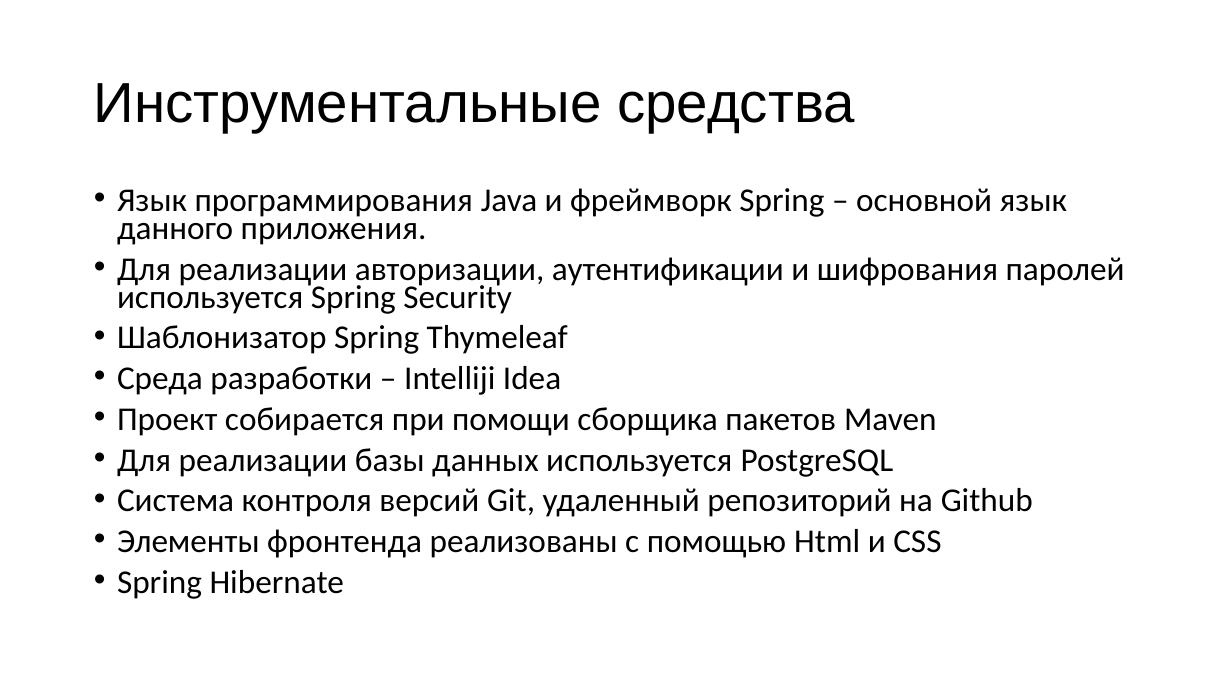
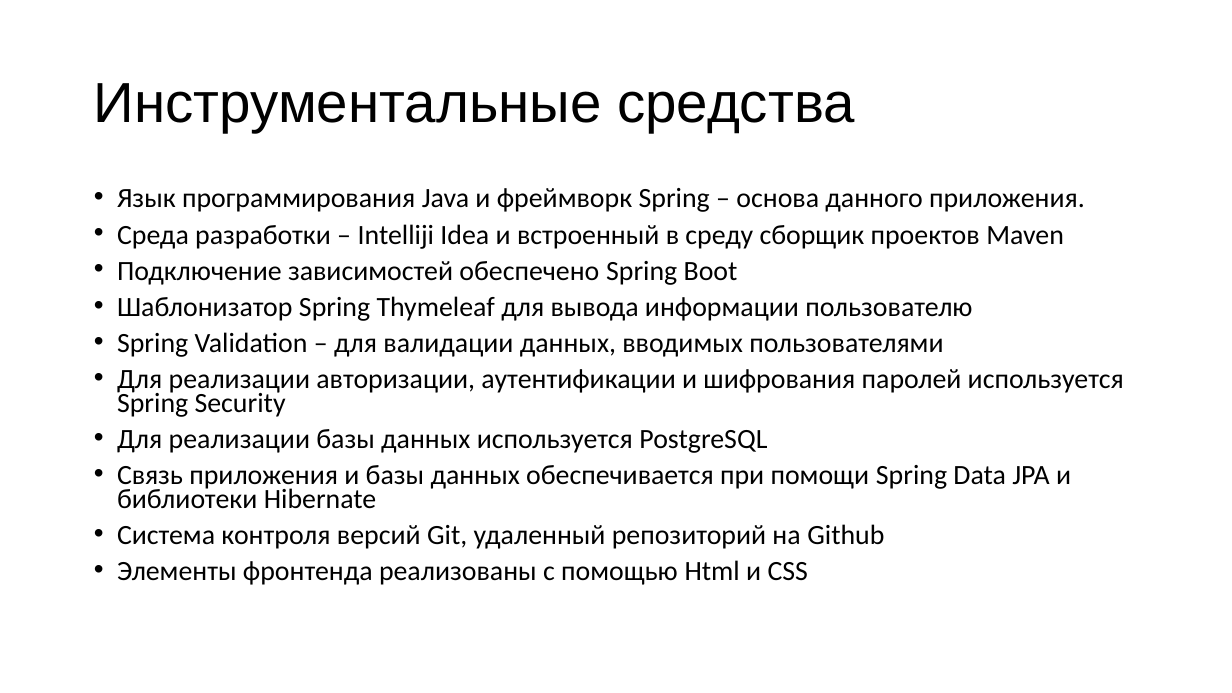
Before and after one commit to Elena-Cherkesova/fsj_spring, a slide deck: slide 4 of Cherkesova_FSJ_Presentation_Report.pptx. Drawn at 1232x693 pixels with LibreOffice and Linux fonts; fonts in the diff are those of the drawing. Boxes give left, top, right and bottom in pixels: in the first picture for what was removed or moved away, otherwise in the second. Text is boxed around its words. In the diff, an @@ line names an element or a change of style, - is before the commit and + after.

```diff
--- a/Cherkesova_FSJ_Presentation_Report.pptx
+++ b/Cherkesova_FSJ_Presentation_Report.pptx
@@ text at [117, 188, 1085, 357]: text changed; size 25.9 to 21.7 pt @@
-• Язык программирования Java и фреймворк Spring – основной язык данного приложения.
+• Язык программирования Java и фреймворк Spring – основа данного приложения.
+• Среда разработки – Intelliji Idea и встроенный в среду сборщик проектов Maven
+• Подключение зависимостей обеспечено Spring Boot
+• Шаблонизатор Spring Thymeleaf для вывода информации пользователю
+• Spring Validation – для валидации данных, вводимых пользователями
@@ text at [117, 325, 936, 436]: paragraphs removed @@
-• Шаблонизатор Spring Thymeleaf
-• Среда разработки – Intelliji Idea
-• Проект собирается при помощи сборщика пакетов Maven
@@ text at [117, 369, 1124, 585]: size 25.9 to 21.7 pt in "Для реализации авторизации, аутентификации и шифрования паро ...", "Для реализации базы данных используется PostgreSQL", "Система контроля версий Git, удаленный репозиторий на ...", "Элементы фронтенда реализованы с помощью Html и ..." @@
@@ text at [117, 465, 1071, 509]: paragraph added @@
+• Связь приложения и базы данных обеспечивается при помощи Spring Data JPA и библиотеки Hibernate
@@ text at [117, 570, 344, 599]: paragraph removed @@
-• Spring Hibernate
```
Also in this commit, not shown: 2 other slides changed, 3 slides added, 2 slides removed, 9 other files.
